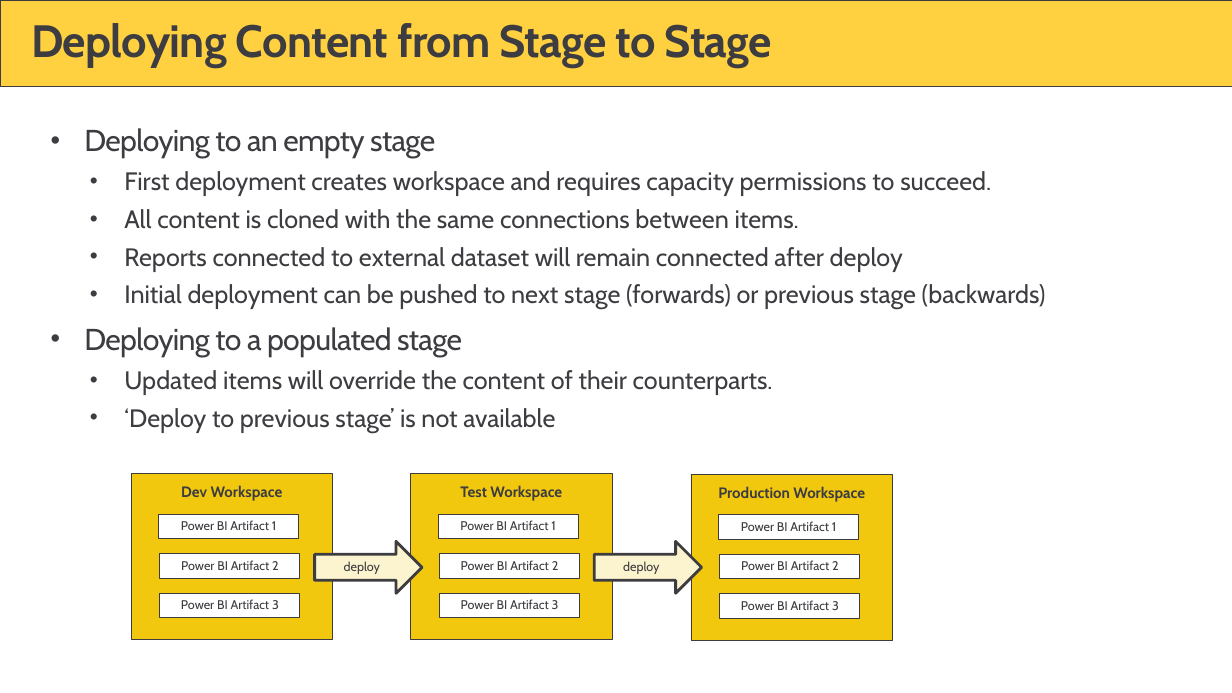
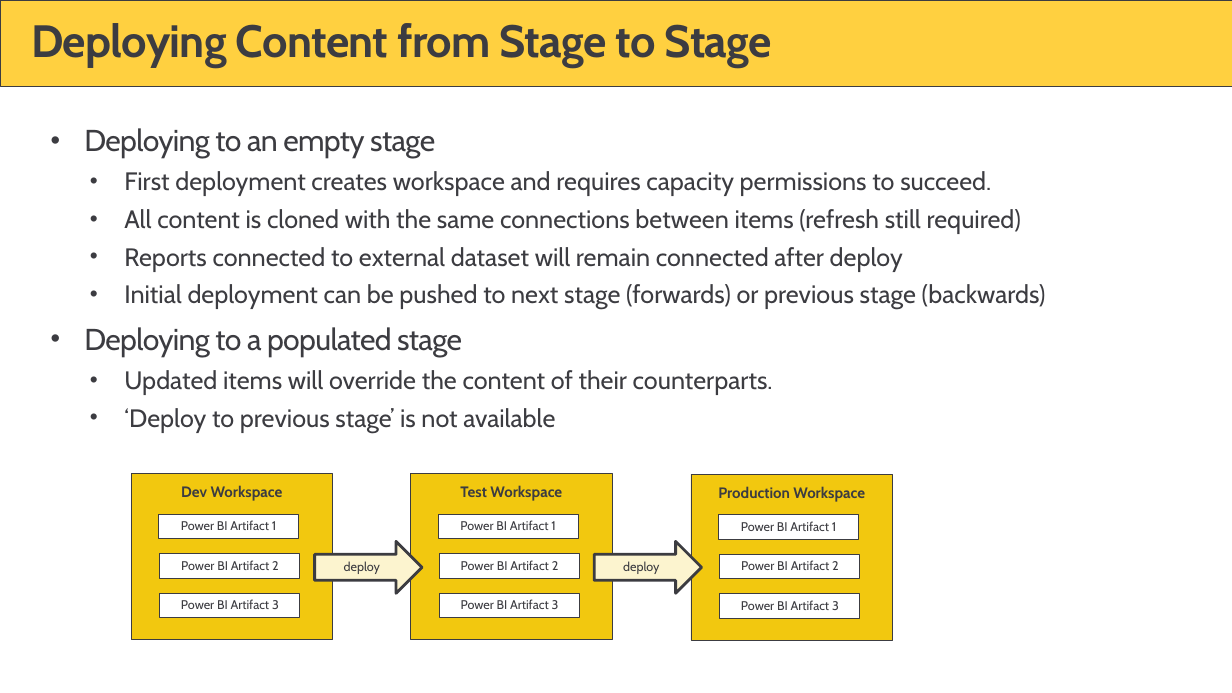
Before and after one commit to PowerBiDevCamp/Camp-Sessions, a slide deck: slide 14 of Session 15 - ALM in Power BI with Deployment Pipelines.pptx (slide 11 before the commit). Drawn at 1232x693 pixels with LibreOffice and Linux fonts; fonts in the diff are those of the drawing; background and template pictures are left out. Boxes give left, top, right and bottom in pixels: in the first picture for what was removed or moved away, otherwise in the second. Text is boxed around its words. In the diff, an @@ line names an element or a change of style, - is before the commit and + after.

```diff
--- a/Session 15 - ALM in Power BI with Deployment Pipelines.pptx
+++ b/Session 15 - ALM in Power BI with Deployment Pipelines.pptx
@@ text at (x1=124, y1=209, x2=1021, y2=234): text changed @@
-  • All content is cloned with the same connections between items.
+  • All content is cloned with the same connections between items (refresh still required)
```
Also in this commit, not shown: 23 other slides changed, 15 slides added, 12 slides removed.
